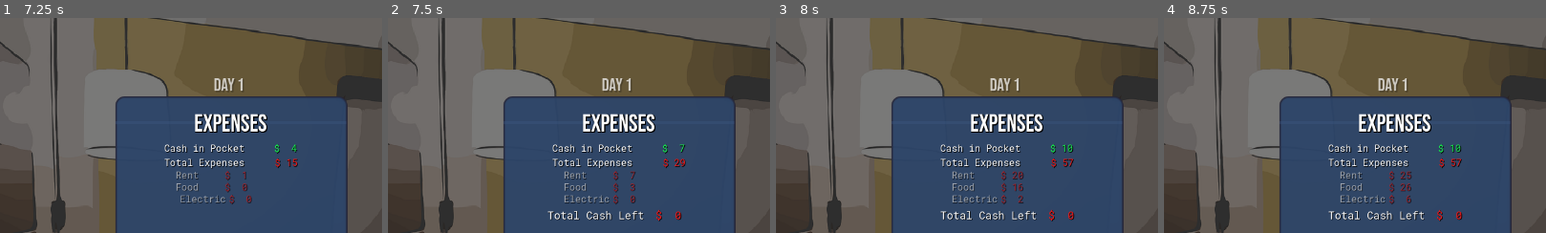
Above: before the commit, frames 1-4 (left to right).
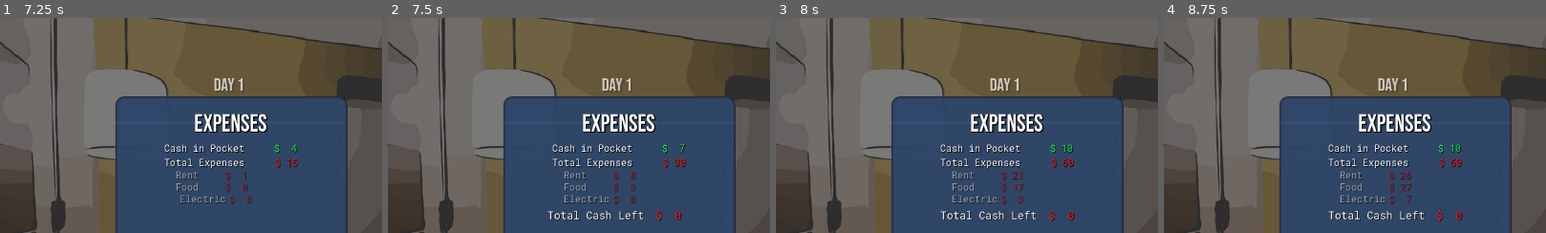
Above: after the commit, the same moments.

Repository: TorqueMcFearson/DeliveryDash
Game: Godot game, scene res://4_am.tscn
Same seed, same stepped clock (60 frames per second), same inputs: the game is played once before the commit and once after it. This scene is started directly instead of the project's main scene.
Inputs (mouse positions are % of the whole screen's width and height, from its top left):
- Up to frame 1 (7.25 s): tap Enter (ui_accept) at 0.5, 0.77, 1.52, 2, 3.02, 3.77, 4.52, 6.5, 6.77 s; move the mouse to (72, 45) at 0.52 s; hold D (Right) 0.53-1.28 s; hold E (Enter) 0.53-1.28 s; click (72, 45) at 0.67 s; move the mouse to (30, 55) at 1.27 s; hold S (Down) 1.28-2.03 s; tap E (Enter) at 1.35, 2.85, 4.35, 6.6 s; move the mouse to (60, 28) at 2.02 s; hold D (Right) 2.03-2.78 s; hold E (Enter) 2.03-2.78 s; move the mouse to (45, 70) at 2.77 s; hold W (Up) 2.78-3.53 s; click (45, 70) at 2.92 s; move the mouse to (80, 65) at 3.52 s; hold E (Enter) 3.53-4.28 s; hold A (Left) 3.53-5 s; tap R (Respawn) at 4.25 s; move the mouse to (20, 35) at 4.27 s; click "Pay Bills" at 5 s; move the mouse to (55, 50) at 5.77 s; hold S (Down) 5.78-6.53 s; hold E (Enter) 5.78-6.53 s; click (55, 50) at 5.92 s; move the mouse to (35, 25) at 6.52 s; hold D (Right) from 6.53 s (still down)
- Up to frame 2 (7.5 s): tap R (Respawn) at 7.25 s; move the mouse to (72, 45) at 7.27 s; release D (Right) at 7.28 s; hold W (Up) from 7.28 s (still down); hold E (Enter) from 7.28 s (still down)
- Up to frame 3 (8 s): keep holding W (Up); keep holding E (Enter); tap Enter (ui_accept) at 7.52 s
- Up to frame 4 (8.75 s): move the mouse to (30, 55) at 8.02 s; release W (Up) at 8.03 s; release E (Enter) at 8.03 s; hold D (Right) from 8.03 s (still down); tap E (Enter) at 8.1 s; click (30, 55) at 8.17 s; tap Enter (ui_accept) at 8.27 s
The pictures show only the part of the screen within x 20-70%, y 0-50%; the shares and areas given below are measured in that part.

Frame 1 is identical in both runs. In frame 2, less than 0.1% of the frame differs, in the area x 63-78%, y 65-76%; in frame 3, 0.2%, in the area x 63-78%, y 65-87%; in frame 4, 0.2%.

Commit message:
Added Debug Log for measuring round progress

Diff:
--- a/Scripts/4 AM.gd
+++ b/Scripts/4 AM.gd
@@ -12,14 +12,15 @@
 @onready var expenses :Dictionary = {
 	"Pocket_Cash" : UI.cash,
 	"Total Expenses" : 0,
-	"Rent" : randi_range(10,40)+8*UI.day,
-	"Food" :  randi_range(0,20)+7*UI.day,
-	"Electric" :  randi_range(-5,10)+6*UI.day,
+	"Rent" : randi_range(10,40)+9*UI.day,
+	"Food" :  randi_range(0,20)+8*UI.day,
+	"Electric" :  randi_range(-5,10)+7*UI.day,
 	"Total Cash": 0}
 
 
 # Called when the node enters the scene tree for the first time.
 func _ready() -> void:
+
 	UI.hide_UI()
 	$Day.text = "Day %d" % UI.day
 	$PanelContainer.clip_contents = true
@@ -33,6 +34,8 @@
 	$"PanelContainer/Next Screen".disabled = true
 	await UI.fade_in(1.5) # Replace with function body.
 	init_stats()
+	write_stats_to_file()
+
 
 func init_stats():
 	var o_rows = rows.get_children()
@@ -134,3 +137,18 @@
 		var val = expenses[keys[i]]
 		animate_stats_in(node,i,val)
 		i +=1
+
+func write_stats_to_file():
+	var f = FileAccess.open("res://log.txt",FileAccess.READ_WRITE)
+	f.seek_end()
+	var string = ""
+	if UI.day ==1:
+		string = "\n\n" + Time.get_datetime_string_from_system() + "\n"
+	string += "DAY " + str(UI.day) + " || "
+	string += "Cash Earned: " + str(UI.round_stats["Cash Earned"]) + " , "
+	for key in ["Pocket_Cash","Total Expenses","Total Cash"]:
+		string += key + ": " + str(expenses[key]) + " , "
+	for key in UI.debug_dictionary:
+		string += key + ": " + str(UI.debug_dictionary[key]) + "\n"
+	f.store_string(string)
+	f.close()
--- a/Scripts/UI.gd
+++ b/Scripts/UI.gd
@@ -130,6 +130,7 @@
 		if gas == 0:
 			out_of_gas()
 var fuel_rate:=1
+var debug_dictionary := {"Fuel Spend": 0,}
 
 
 
@@ -186,7 +187,7 @@
 		color.r = 1.0
 		$UI/Panel/Time.modulate = color
 	else:
-		$"UI/Gas Can".modulate = Color(1, 1, 1)
+		$UI/Panel/Time.modulate = Color(1, 1, 1)
 
 func show_tutorial():
 	$Tutorial.show()
@@ -432,6 +433,7 @@
 
 func cash_decrease(to_sub):
 	cash -= to_sub
+	debug_dictionary["Fuel Spend"] += to_sub
 	$Cash_Noise.play()
 	$UI/Panel/Cash/L_Cash.text = "$"+str(cash)
 
@@ -471,6 +473,7 @@
 	"Cash Earned" : 0,
 	"Rating Change" : 0,
 	}
+	debug_dictionary["Fuel Spend"] = 0
 	phone._phone_off()
 
 func reset():
Not shown, changed: Font/Bangers-Regular.ttf.import
Not shown, changed: Font/BebasNeue-Regular.ttf.import
Not shown, changed: Font/RobotoMono-VariableFont_wght.ttf.import
Not shown, added: log.txt
